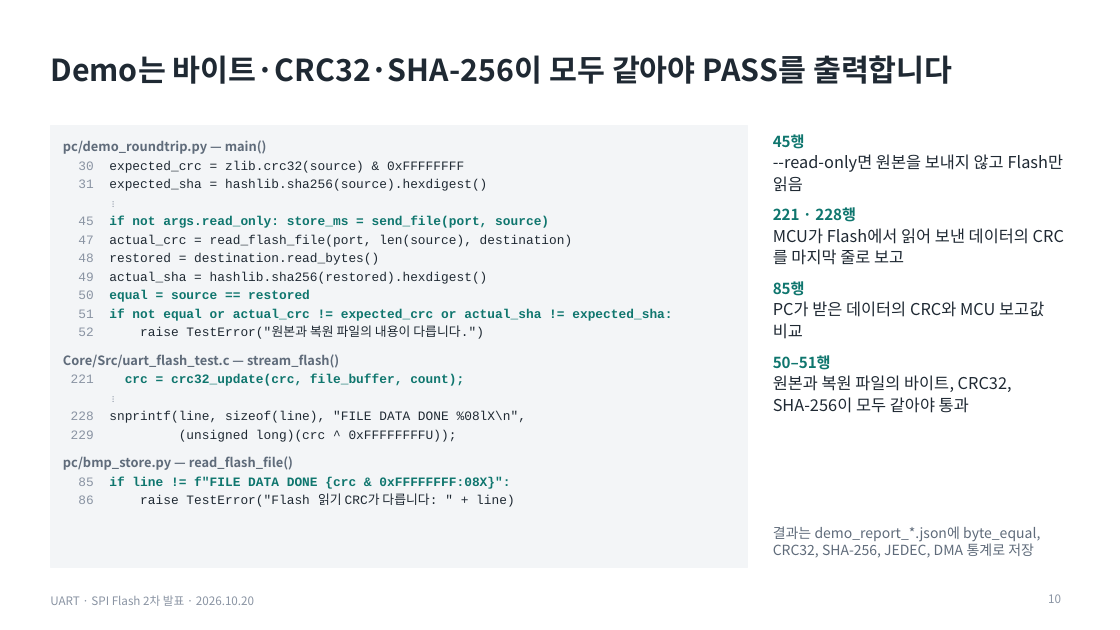
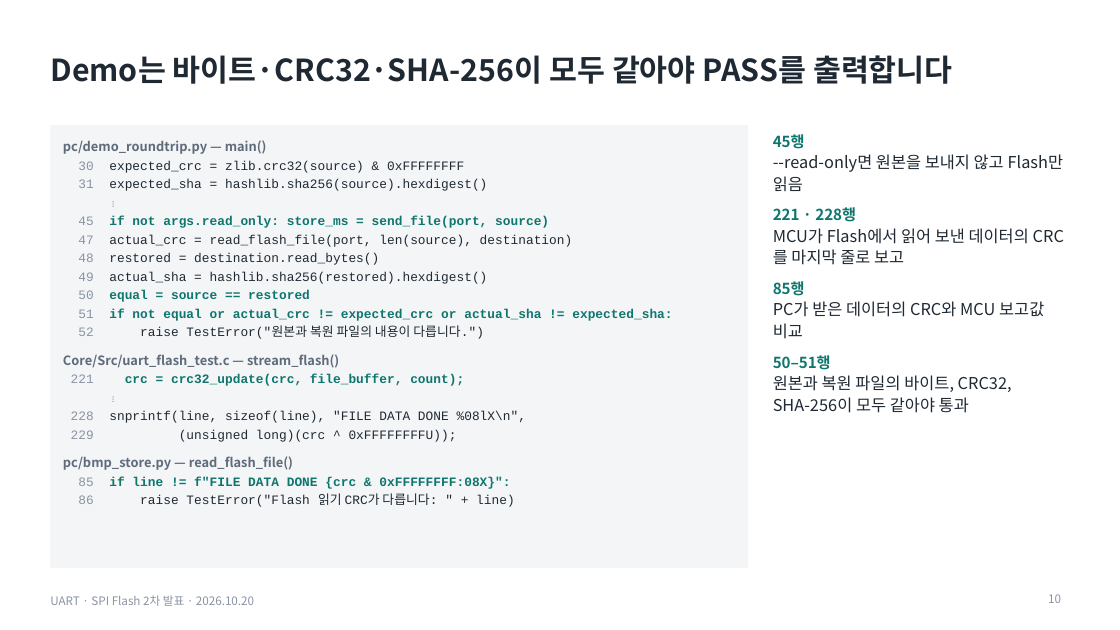
Before and after one commit to dazement/STM32-BMP-file-store-in-Flash-memory, a slide deck: slide 10 of presentation_oct20/output/UART_SPIFlash_2차발표_1020_코드검증_1.pptx. Drawn at 1120x630 pixels with LibreOffice and Linux fonts; fonts in the diff are those of the drawing. Boxes give left, top, right and bottom in pixels: in the first picture for what was removed or moved away, otherwise in the second. Text is boxed around its words. In the diff, an @@ line names an element or a change of style, - is before the commit and + after.

```diff
--- a/presentation_oct20/output/UART_SPIFlash_2차발표_1020_코드검증_1.pptx
+++ b/presentation_oct20/output/UART_SPIFlash_2차발표_1020_코드검증_1.pptx
@@ text removed at box(773, 526, 1040, 558) @@
-결과는 demo_report_*.json에 byte_equal, CRC32, SHA-256, JEDEC, DMA 통계로 저장
```
Also in this commit, not shown: 7 other slides changed, 1 slide added, 1 slide removed.
